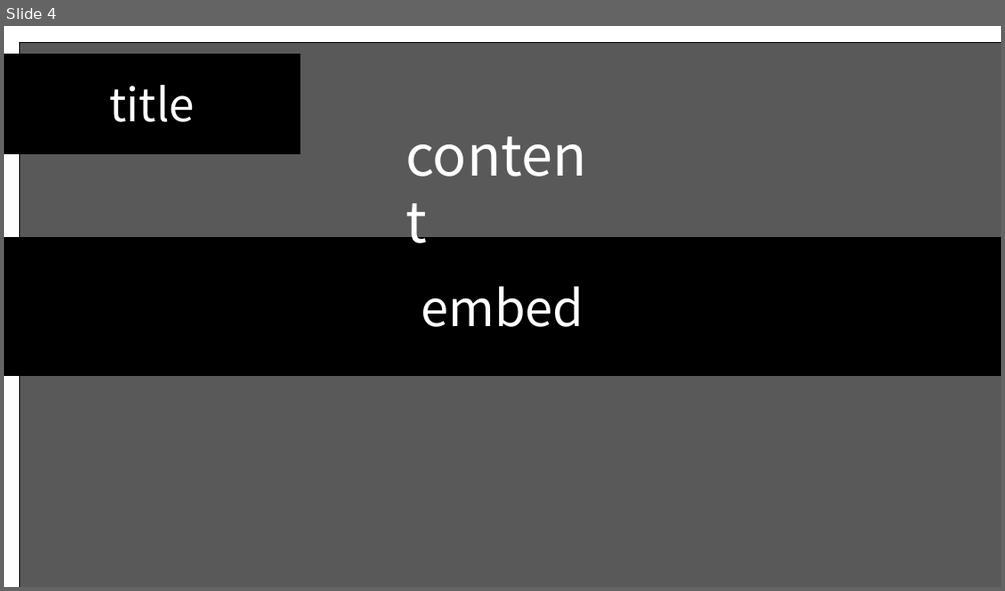
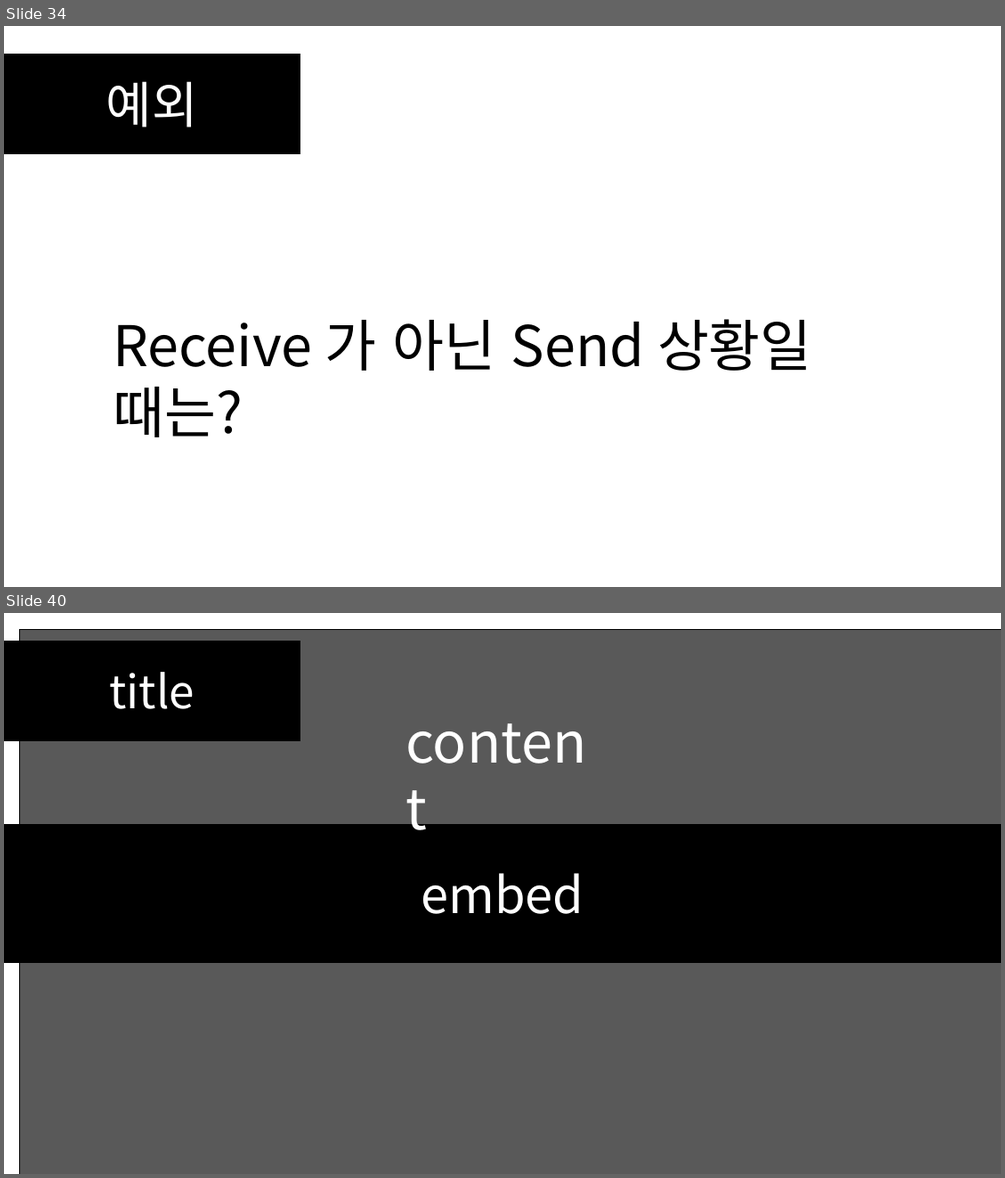
Before and after one commit to SEH00N/SDLU, a slide deck: ServerLecture/PT/6강 멀티스레드 서버 제작.pptx. Shown one above the other, each under a label of ours: slide 4 before the commit, slides 34 and 40 after it; the slides between them are not shown. The pictures are 1005x591 and 1005x1178 pixels, drawn with LibreOffice and Linux fonts; fonts in the diff are those of the drawing. Boxes give left, top, right and bottom in pixels: in the first picture for what was removed or moved away, otherwise in the second. Text is boxed around its words. In the diff, an @@ line names an element or a change of style, - is before the commit and + after.

```diff
--- a/ServerLecture/PT/6강 멀티스레드 서버 제작.pptx
+++ b/ServerLecture/PT/6강 멀티스레드 서버 제작.pptx
@@ slide 34 added at (4,26,1001,587), background #FFFFFF @@
@@ rectangle added at (4,54,300,154), fill #000000, outline #000000 1 pt, 48 pt, text #FFFFFF @@
+예외
@@ text added at (113,319,812,437), 54 pt, text #000000 @@
+Receive 가 아닌 Send 상황일 때는?
@@ what was slide 4 is now slide 40 @@
```
Also in this commit, not shown: 37 other slides added, 2 slides removed, 1 other file.
